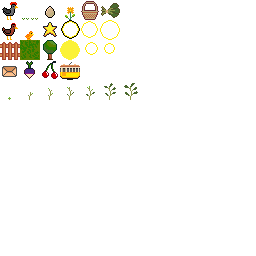
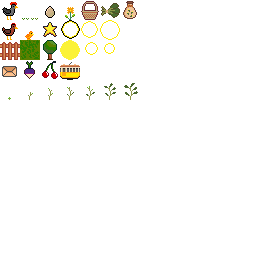
Two versions of the same layered image (256 x 256). Layer-by-layer changes:
painted on "Paint Layer 1" over [123, 1, 137, 19]
